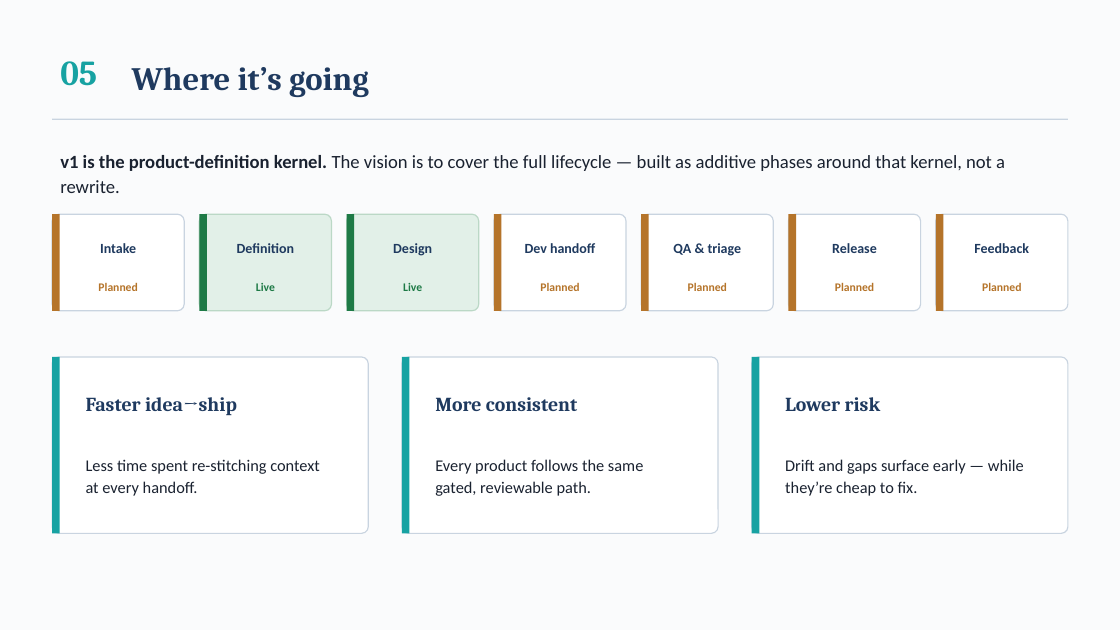
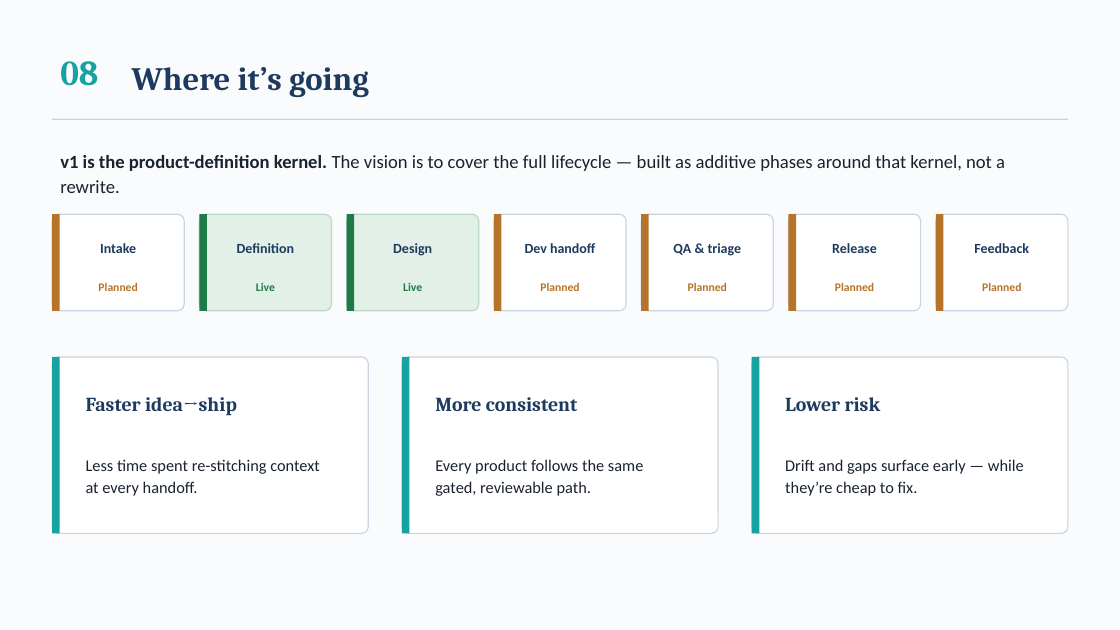
Before and after one commit to pingmepi/pm-os, a slide deck: slide 9 of collateral/PM-OS-Business-Overview.pptx (slide 6 before the commit). Drawn at 1120x630 pixels with LibreOffice and Linux fonts; fonts in the diff are those of the drawing. Boxes give left, top, right and bottom in pixels: in the first picture for what was removed or moved away, otherwise in the second. Text is boxed around its words. In the diff, an @@ line names an element or a change of style, - is before the commit and + after.

```diff
--- a/collateral/PM-OS-Business-Overview.pptx
+++ b/collateral/PM-OS-Business-Overview.pptx
@@ text at [60,61,98,86]: text changed @@
-05
+08
```
Also in this commit, not shown: 2 other slides changed, 4 slides added, 3 other files.
